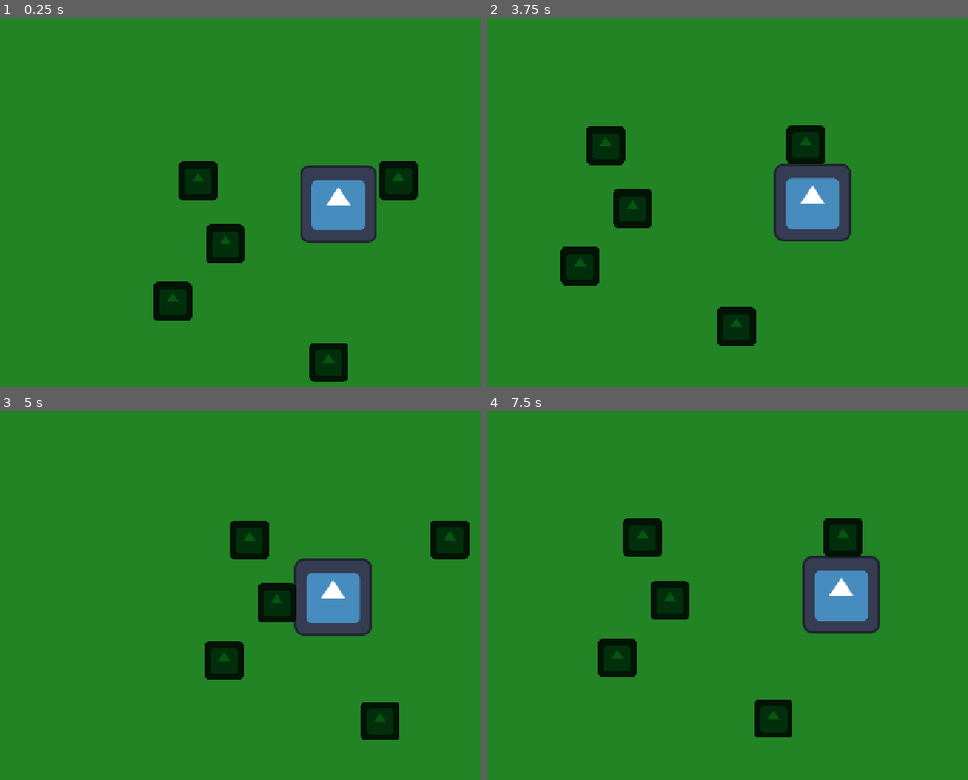
Above: before the commit, frames 1-4 (two rows, left to right).
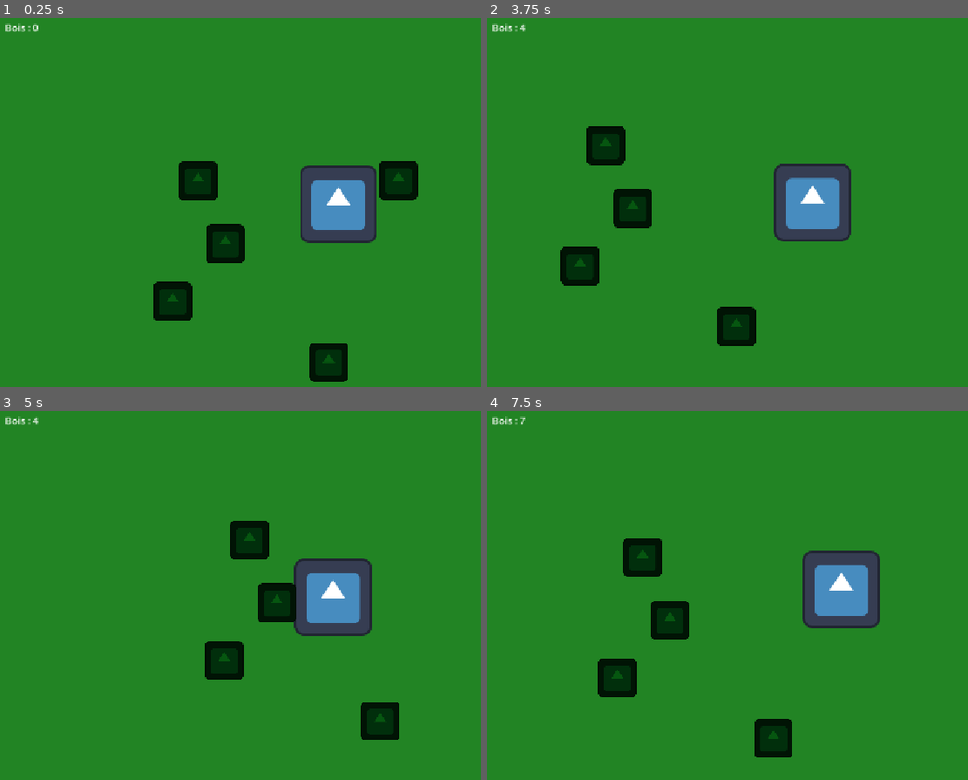
Above: after the commit, the same moments.

Repository: Citrix-games/nouveau-projet-de-jeu
Game: Godot game, scene res://main.tscn
The game is run twice, just before and just after one commit, with the same random seed, the same clock (stepped at 60 frames per second) and the same inputs. The engine's default icon, where the game draws it, is replaced by a stand-in: a white triangle on a blue panel in a dark square.
Inputs:
- Up to frame 1 (0.25 s): no input
- Up to frame 2 (3.75 s): hold Right (ui_right) 0.53-1.28 s; hold E (interagir, bound only after the commit) 0.53-1.28 s; tap Enter at 1.25 s; hold Down (ui_down) 1.28-2.03 s; tap E (interagir, bound only after the commit) at 1.35, 2.85 s; hold Right (ui_right) 2.03-2.78 s; hold E (interagir, bound only after the commit) 2.03-2.78 s; hold Up (ui_up) 2.78-3.53 s; hold Left (ui_left) from 3.53 s (still down); hold E (interagir, bound only after the commit) from 3.53 s (still down)
- Up to frame 3 (5 s): keep holding Left (ui_left); release E (interagir, bound only after the commit) at 4.28 s; tap E (interagir, bound only after the commit) at 4.35 s
- Up to frame 4 (7.5 s): release Left (ui_left) at 5.03 s; hold Down (ui_down) 5.03-5.78 s; hold E (interagir, bound only after the commit) 5.03-5.78 s; hold Right (ui_right) 5.78-6.53 s; tap E (interagir, bound only after the commit) at 5.85, 7.35 s; hold Up (ui_up) 6.53-7.28 s; hold E (interagir, bound only after the commit) 6.53-7.28 s; hold Right (ui_right) from 7.28 s (still down)

The runs differ from the first frame. In frame 1, less than 0.1% of the frame differs, in the area x 1-8%, y 1-4%; in frame 2, 0.9%; in frame 3, 0.9%; in frame 4, 6.2%, in the area x 1-82%, y 1-94%.

Commit message:
Étape 3 : récolte du bois

Diff:
--- /dev/null
+++ b/arbre.gd
@@ -0,0 +1,12 @@
+extends StaticBody2D
+
+@export var vie: int = 3
+
+func _ready():
+	add_to_group("arbre")
+
+func recolter() -> int:
+	vie -= 1
+	if vie <= 0:
+		queue_free()
+	return 1
--- a/arbre.tscn
+++ b/arbre.tscn
@@ -1,6 +1,7 @@
 [gd_scene format=3 uid="uid://bdmgiprjrkonc"]
 
 [ext_resource type="Texture2D" uid="uid://dyf2tlsdgaykh" path="res://icon.svg" id="1_gablb"]
+[ext_resource type="Script" uid="uid://datkrhm1u5of4" path="res://arbre.gd" id="1_qn361"]
 
 [sub_resource type="RectangleShape2D" id="RectangleShape2D_qbywb"]
 size = Vector2(62, 66)
@@ -8,6 +9,7 @@
 [node name="Node2D" type="Node2D" unique_id=1106444363]
 
 [node name="Arbre" type="StaticBody2D" parent="." unique_id=1433003394]
+script = ExtResource("1_qn361")
 
 [node name="Sprite2D" type="Sprite2D" parent="Arbre" unique_id=1157075723]
 modulate = Color(0.023529412, 0.3372549, 0.0627451, 1)
--- a/player.gd
+++ b/player.gd
@@ -1,8 +1,26 @@
 extends CharacterBody2D
 
 @export var speed: float = 200.0
+var bois: int = 0
+
+@onready var zone_recolte = $ZoneRecolte
+@onready var label_bois = $CanvasLayer/LabelBois
 
 func _physics_process(_delta):
 	var direction = Input.get_vector("ui_left", "ui_right", "ui_up", "ui_down")
 	velocity = direction * speed
 	move_and_slide()
+
+func _unhandled_input(event):
+	if event.is_action_pressed("interagir"):
+		print("E pressé")
+		recolter()
+
+func recolter():
+	var corps_proches = zone_recolte.get_overlapping_bodies()
+	print("Objets dans la zone : ", corps_proches.size())
+	for corps in corps_proches:
+		if corps.is_in_group("arbre"):
+			bois += corps.recolter()
+			label_bois.text = "Bois : " + str(bois)
+			return
--- a/player.tscn
+++ b/player.tscn
@@ -5,6 +5,9 @@
 
 [sub_resource type="RectangleShape2D" id="RectangleShape2D_qbywb"]
 size = Vector2(130, 125)
+
+[sub_resource type="CircleShape2D" id="CircleShape2D_fogsc"]
+radius = 100.0
 
 [node name="Node2D" type="Node2D" unique_id=1016489502]
 
@@ -22,3 +25,18 @@
 [node name="Camera2D" type="Camera2D" parent="Player" unique_id=1920080040]
 position = Vector2(3, 1)
 position_smoothing_enabled = true
+
+[node name="ZoneRecolte" type="Area2D" parent="Player" unique_id=883342280]
+
+[node name="CollisionShape2D" type="CollisionShape2D" parent="Player/ZoneRecolte" unique_id=1134535385]
+shape = SubResource("CircleShape2D_fogsc")
+one_way_collision_margin = 0.0
+
+[node name="CanvasLayer" type="CanvasLayer" parent="Player" unique_id=1152239012]
+
+[node name="LabelBois" type="Label" parent="Player/CanvasLayer" unique_id=2126931114]
+offset_left = 20.0
+offset_top = 20.0
+offset_right = 75.0
+offset_bottom = 43.0
+text = "Bois : 0"
--- a/project.godot
+++ b/project.godot
@@ -20,6 +20,14 @@
 window/stretch/mode="canvas_items"
 window/stretch/aspect="expand"
 
+[input]
+
+interagir={
+"deadzone": 0.2,
+"events": [Object(InputEventKey,"resource_local_to_scene":false,"resource_name":"","device":-1,"window_id":0,"alt_pressed":false,"shift_pressed":false,"ctrl_pressed":false,"meta_pressed":false,"pressed":false,"keycode":0,"physical_keycode":69,"key_label":0,"unicode":101,"location":0,"echo":false,"script":null)
+]
+}
+
 [physics]
 
 3d/physics_engine="Jolt Physics"
Not shown, added: arbre.gd.uid
